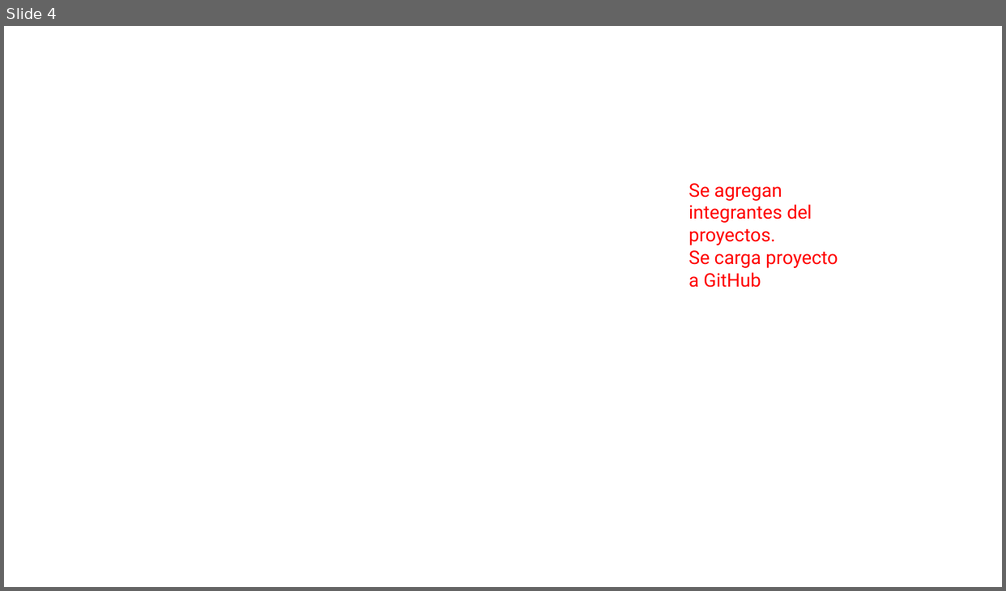
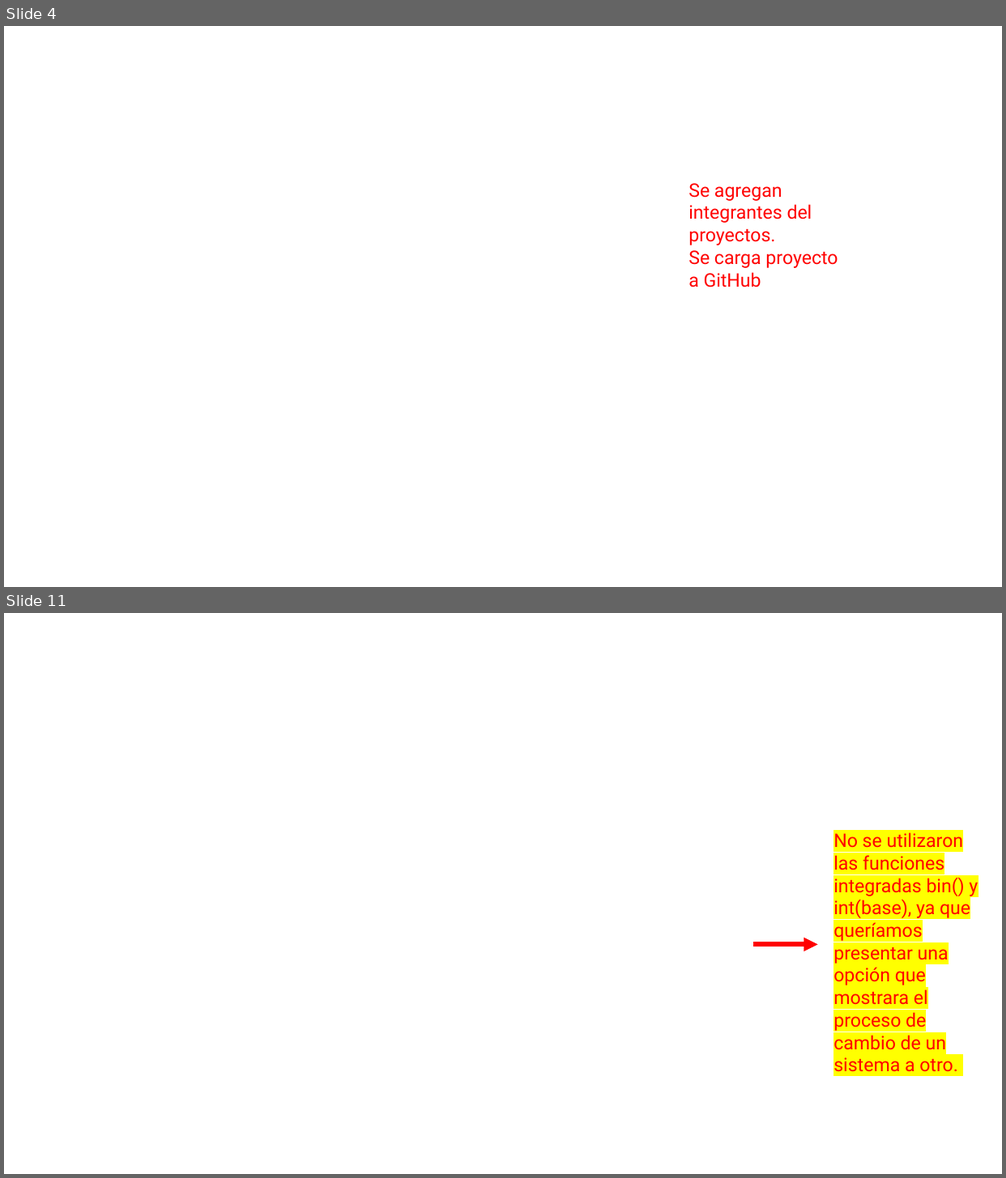
Before and after one commit to gdagatti/TpGrupal_MatematicaProgramacion, a slide deck: HistorialDeCambios.pptx. Shown one above the other, each under a label of ours: slide 4 before the commit, slides 4 and 11 after it; the slides between them are not shown. The pictures are 1006x591 and 1006x1178 pixels, drawn with LibreOffice and Linux fonts; fonts in the diff are those of the drawing; background and template pictures are left out. Boxes give left, top, right and bottom in pixels: in the first picture for what was removed or moved away, otherwise in the second. Text is boxed around its words. In the diff, an @@ line names an element or a change of style, - is before the commit and + after.

Commit message:
Se agregan detalles a pptx - Se genera pdf con historial de cambio

```diff
--- a/HistorialDeCambios.pptx
+++ b/HistorialDeCambios.pptx
@@ slide 11 added at (4, 613, 1002, 1174), background picture (left out) @@
@@ text added at (833, 830, 978, 1072), 18 pt, text #FF0000 @@
+No se utilizaron las funciones integradas bin() y int(base), ya que queríamos presentar una opción que mostrara el proceso de cambio de un sistema a otro.
@@ arrow added from (753, 944) to (818, 944), #FF0000 4.5 pt @@
```
Also in this commit, not shown: 4 other slides added, 5 slides removed, 1 other file.
